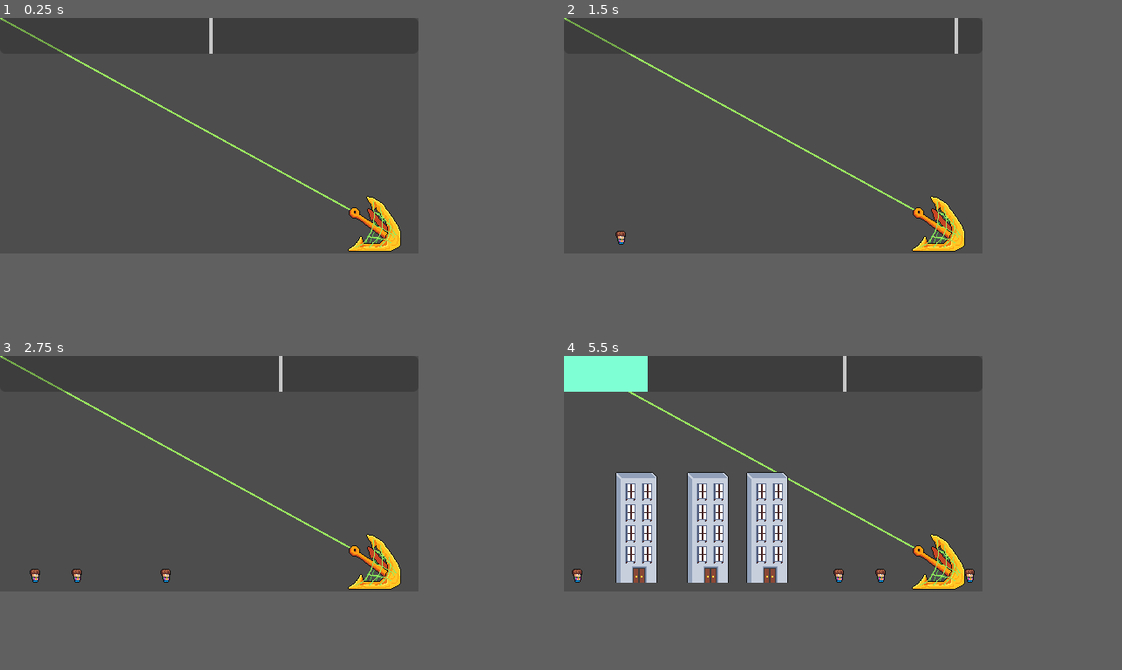
Above: before the commit, frames 1-4 (two rows, left to right).
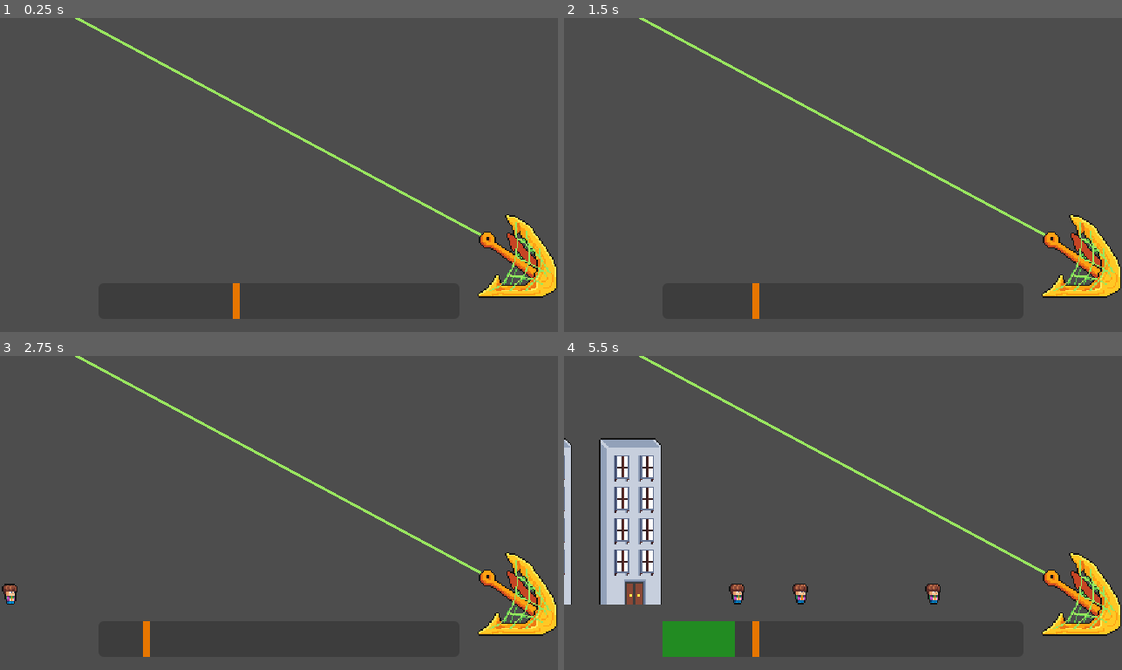
Above: after the commit, the same moments.

Repository: Tenes/mini-jam-153
Game: Godot game, scene res://Scenes/city_scene.tscn
Two runs of this game, one before a commit and one after it. Both use one fixed random seed, a clock stepped at 60 frames per second and the inputs below.
Inputs (mouse positions are in pixels of both pictures, inside the frame that each line leads up to):
- Up to frame 1 (0.25 s): no input
- Up to frame 2 (1.5 s): move the mouse to (865, 124) at 0.52 s; hold Right mouse button (right_click) 0.53-1.28 s; move the mouse to (686, 146) at 1.27 s; click (686, 146) at 1.35 s
- Up to frame 3 (2.75 s): right-click (122, 484) at 1.55 s; move the mouse to (251, 421) at 2.02 s; hold Right mouse button (right_click) from 2.03 s (still down)
- Up to frame 4 (5.5 s): move the mouse to (753, 519) at 2.77 s; release Right mouse button (right_click) at 2.78 s; right-click (753, 519) at 2.85 s; move the mouse to (898, 509) at 3.52 s; hold Right mouse button (right_click) 3.53-4.28 s; click (898, 509) at 3.6 s; move the mouse to (647, 437) at 4.27 s; right-click (647, 437) at 4.35 s; move the mouse to (792, 475) at 5.02 s; hold Right mouse button (right_click) from 5.03 s (still down)
In our replay, the window is 480x270 before the commit and 640x360 after it. These sizes can differ from the game's own. Grey fills any space a smaller window leaves; there, only what the larger window draws over its background counts as a difference.

The runs differ from the first frame. In frame 1, 4.3% of the frame differs, in the area x 0-100%, y 0-96%; in frame 2, 4.4%; in frame 3, 4.6%; in frame 4, 19%.

Commit message:
Added camera and change bar color

Diff:
--- a/Models/Harpoon/harpoon.tscn
+++ b/Models/Harpoon/harpoon.tscn
@@ -6,7 +6,7 @@
 [ext_resource type="Texture2D" uid="uid://b1d6jt3bqc6t3" path="res://Assets/Harpon_01_BACK.png" id="3_mora5"]
 
 [sub_resource type="RectangleShape2D" id="RectangleShape2D_6y04s"]
-size = Vector2(213, 63)
+size = Vector2(267, 63)
 
 [node name="Harpoon" type="Node2D"]
 script = ExtResource("1_gudjn")
@@ -22,7 +22,6 @@
 [node name="RopeHole" type="Marker2D" parent="SpriteMiddle"]
 position = Vector2(-41.8768, -31.1662)
 rotation = 0.00396234
-scale = Vector2(1, 1)
 
 [node name="SpriteFront" type="Sprite2D" parent="."]
 z_index = 2
@@ -35,7 +34,7 @@
 [node name="Hitbox" type="Area2D" parent="."]
 
 [node name="Shape" type="CollisionShape2D" parent="Hitbox"]
-position = Vector2(-75.5, -0.5)
+position = Vector2(-102.5, -0.5)
 shape = SubResource("RectangleShape2D_6y04s")
 
 [connection signal="area_entered" from="Hitbox" to="." method="_on_hitbox_area_entered"]
--- a/Models/Interactable/interactable.gd
+++ b/Models/Interactable/interactable.gd
@@ -12,7 +12,7 @@
 func spawnFrom(from: Node2D):
 	parent = from;
 	parent.add_child(self);
-	global_position = Vector2(-30, 260)
+	global_position = from.global_position
 
 func isSuccessfullyChallenged(successState: Global.BarStatus):
 	if successState == Global.BarStatus.SUCCESS:
--- a/Models/UI/ActionProgressBar/action_progress_bar.gd
+++ b/Models/UI/ActionProgressBar/action_progress_bar.gd
@@ -19,7 +19,7 @@
 	current_pourcentage = pourcentage
 	clear_capture_area()
 	var rec = ColorRect.new()
-	rec.color = Color.AQUAMARINE
+	rec.color = Color.FOREST_GREEN
 	rec.size = Vector2(pourcentage/100.0 * size.x,size.y)
 	rec.position = Vector2(start_pourcentage/100.0 * size.x,0)
 	$AreaContainer.add_child(rec)
--- a/Models/UI/ActionProgressBar/action_progress_bar.tscn
+++ b/Models/UI/ActionProgressBar/action_progress_bar.tscn
@@ -5,9 +5,9 @@
 [sub_resource type="StyleBoxEmpty" id="StyleBoxEmpty_ei8kr"]
 
 [sub_resource type="StyleBoxLine" id="StyleBoxLine_xp6ne"]
-color = Color(0.780392, 0.780392, 0.780392, 1)
-grow_begin = 2.0
-grow_end = 2.0
+color = Color(0.905882, 0.462745, 0, 1)
+grow_begin = 4.0
+grow_end = 4.0
 thickness = 41
 
 [node name="ActionProgressBar" type="ProgressBar"]
@@ -25,6 +25,7 @@
 theme_override_styles/fill = SubResource("StyleBoxEmpty_ei8kr")
 show_percentage = false
 script = ExtResource("1_ku4cg")
+base_speed = 150.0
 current_speed = 300.0
 
 [node name="AreaContainer" type="Control" parent="."]
@@ -39,7 +40,7 @@
 [node name="VSeparator" type="VSeparator" parent="."]
 unique_name_in_owner = true
 layout_mode = 0
-offset_right = 4.0
+offset_right = 6.0
 offset_bottom = 40.0
 mouse_filter = 2
 theme_override_styles/separator = SubResource("StyleBoxLine_xp6ne")
--- a/Models/UI/ui.tscn
+++ b/Models/UI/ui.tscn
@@ -13,10 +13,16 @@
 
 [node name="MarginContainer" type="MarginContainer" parent="."]
 layout_mode = 1
-anchors_preset = 10
+anchors_preset = 12
+anchor_top = 1.0
 anchor_right = 1.0
-offset_bottom = 41.0
+anchor_bottom = 1.0
+offset_left = 113.0
+offset_top = -56.0
+offset_right = -113.0
+offset_bottom = -15.0
 grow_horizontal = 2
+grow_vertical = 0
 mouse_filter = 2
 
 [node name="ActionProgressBar" parent="MarginContainer" instance=ExtResource("1_adrj5")]
--- a/Scenes/city_scene.tscn
+++ b/Scenes/city_scene.tscn
@@ -9,7 +9,7 @@
 script = ExtResource("1_mbhew")
 
 [node name="Harpoon" parent="." instance=ExtResource("2_skcxh")]
-position = Vector2(428, 236)
+position = Vector2(608, 328)
 
 [node name="Rope" type="Line2D" parent="."]
 width = 3.0
@@ -17,7 +17,16 @@
 script = ExtResource("3_pj0cb")
 
 [node name="InteractableContainer" type="Node2D" parent="."]
+position = Vector2(1, 336)
 
-[node name="UI" parent="." instance=ExtResource("4_d0i3i")]
+[node name="CanvasLayer" type="CanvasLayer" parent="."]
+
+[node name="UI" parent="CanvasLayer" instance=ExtResource("4_d0i3i")]
 size_flags_horizontal = 3
 size_flags_vertical = 3
+metadata/_edit_lock_ = true
+
+[node name="Camera2D" type="Camera2D" parent="."]
+position = Vector2(427, 266)
+ignore_rotation = false
+zoom = Vector2(1.5, 1.5)
--- a/project.godot
+++ b/project.godot
@@ -22,8 +22,9 @@
 
 [display]
 
-window/size/viewport_width=480
-window/size/viewport_height=270
+window/size/viewport_width=640
+window/size/viewport_height=360
+window/stretch/mode="canvas_items"
 window/stretch/scale_mode="integer"
 window/canvas_textures/default_texture_filter=0
 
